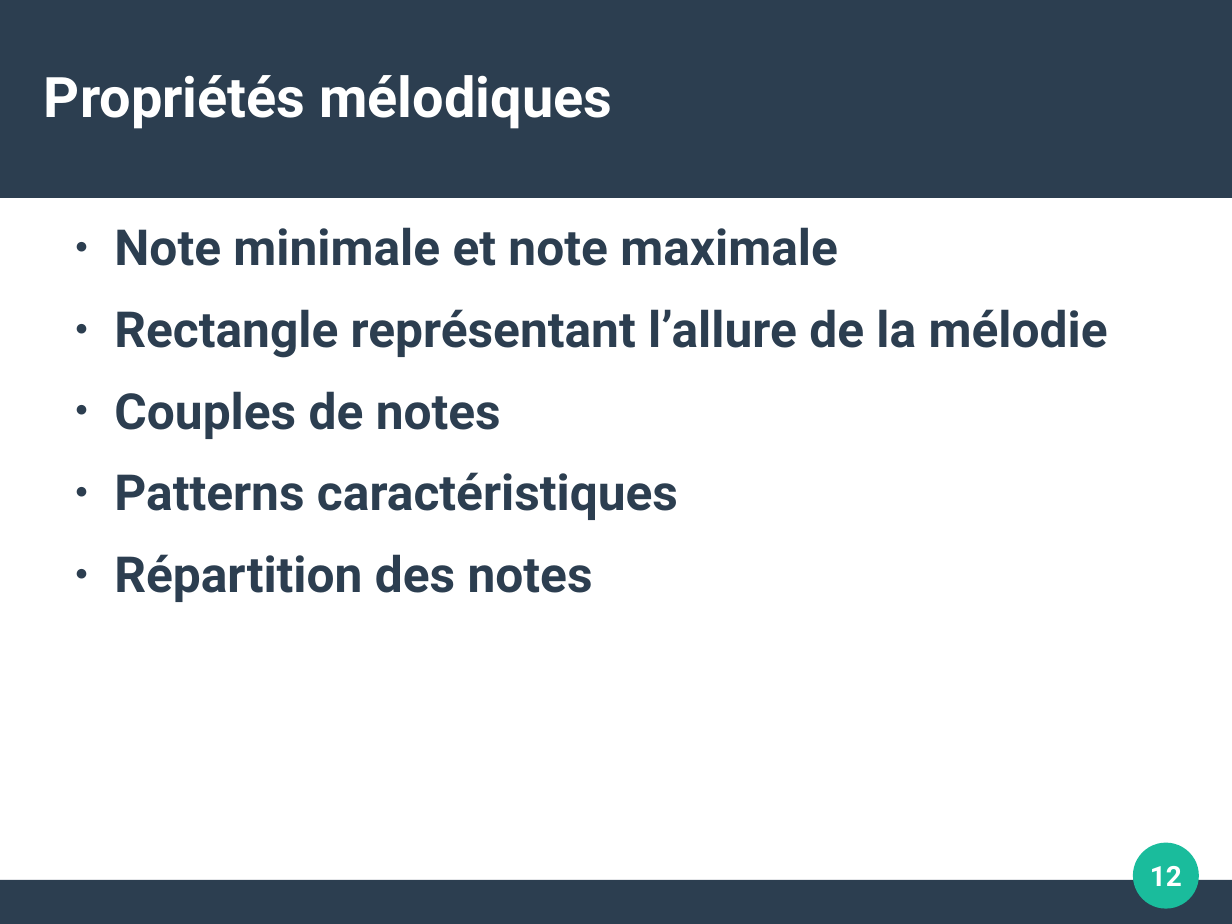
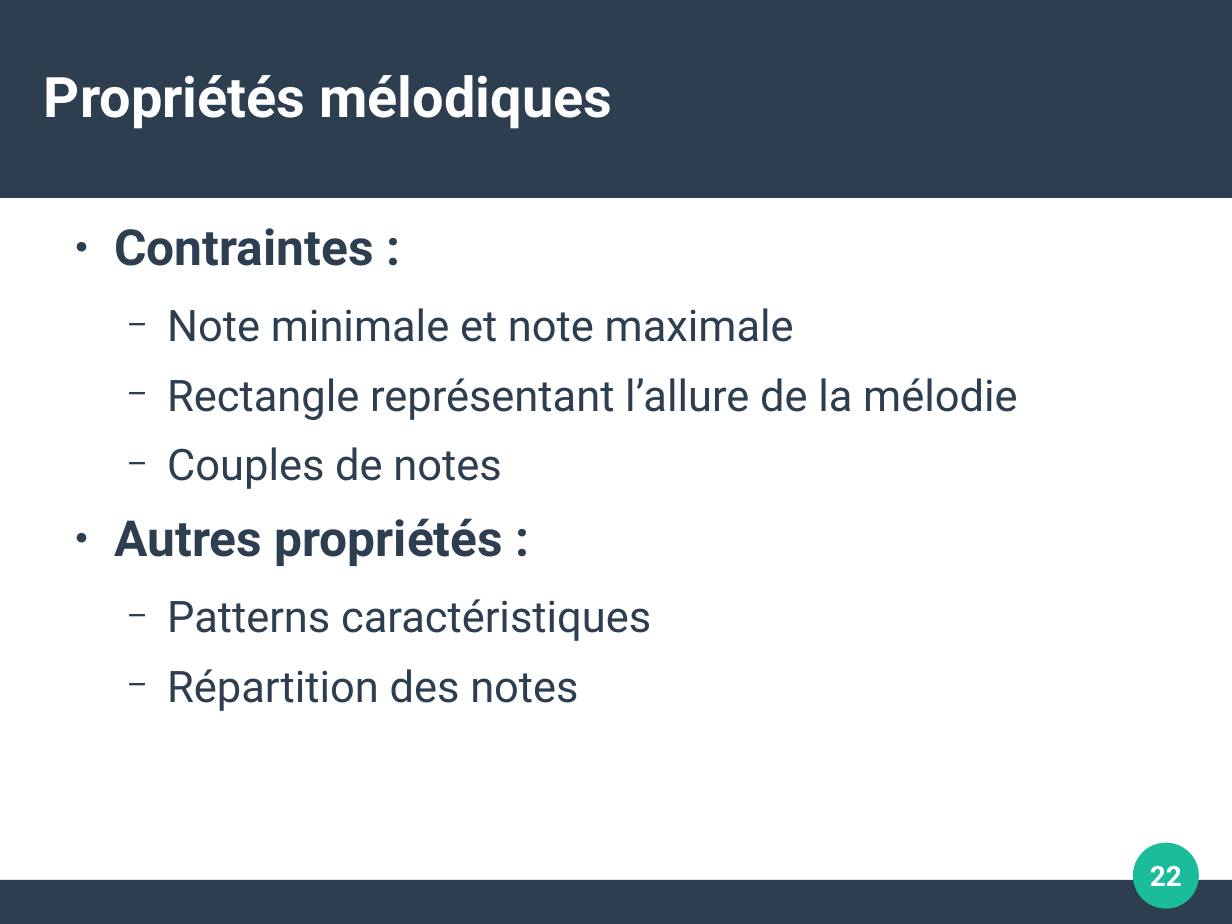
Before and after one commit to ThibautRoperch/ImproMusicale, a slide deck: slide 22 of Soutenance - Diapo.odp (slide 12 before the commit). Drawn at 1232x924 pixels with LibreOffice and Linux fonts; fonts in the diff are those of the drawing. Boxes give left, top, right and bottom in pixels: in the first picture for what was removed or moved away, otherwise in the second. Text is boxed around its words. In the diff, an @@ line names an element or a change of style, - is before the commit and + after.

```diff
--- a/Soutenance - Diapo.odp
+++ b/Soutenance - Diapo.odp
@@ text at [114, 228, 373, 266]: paragraph added @@
+● Contraintes :
@@ text at [167, 308, 1017, 711]: size 32 to 28 pt, bold off in "Note minimale et note maximale", "Rectangle représentant l’allure de la mélodie", "Couples de notes", "Patterns caractéristiques" and 1 more places; bullet ● to −; list level 1 to 2 in "Note minimale et note maximale"; list level 1 to 2 in "Rectangle représentant l’allure de la ..."; list level 1 to 2 in "Couples de notes"; list level 1 to 2 in "Patterns caractéristiques"; list level 1 to 2 in "Répartition des notes" @@
@@ text at [114, 518, 503, 566]: paragraph added @@
+● Autres propriétés :
@@ page number at [1150, 866, 1182, 886]: text changed @@
-12
+22
```
Also in this commit, not shown: 7 other slides changed, 14 slides added, 3 slides removed, 8 other files.
